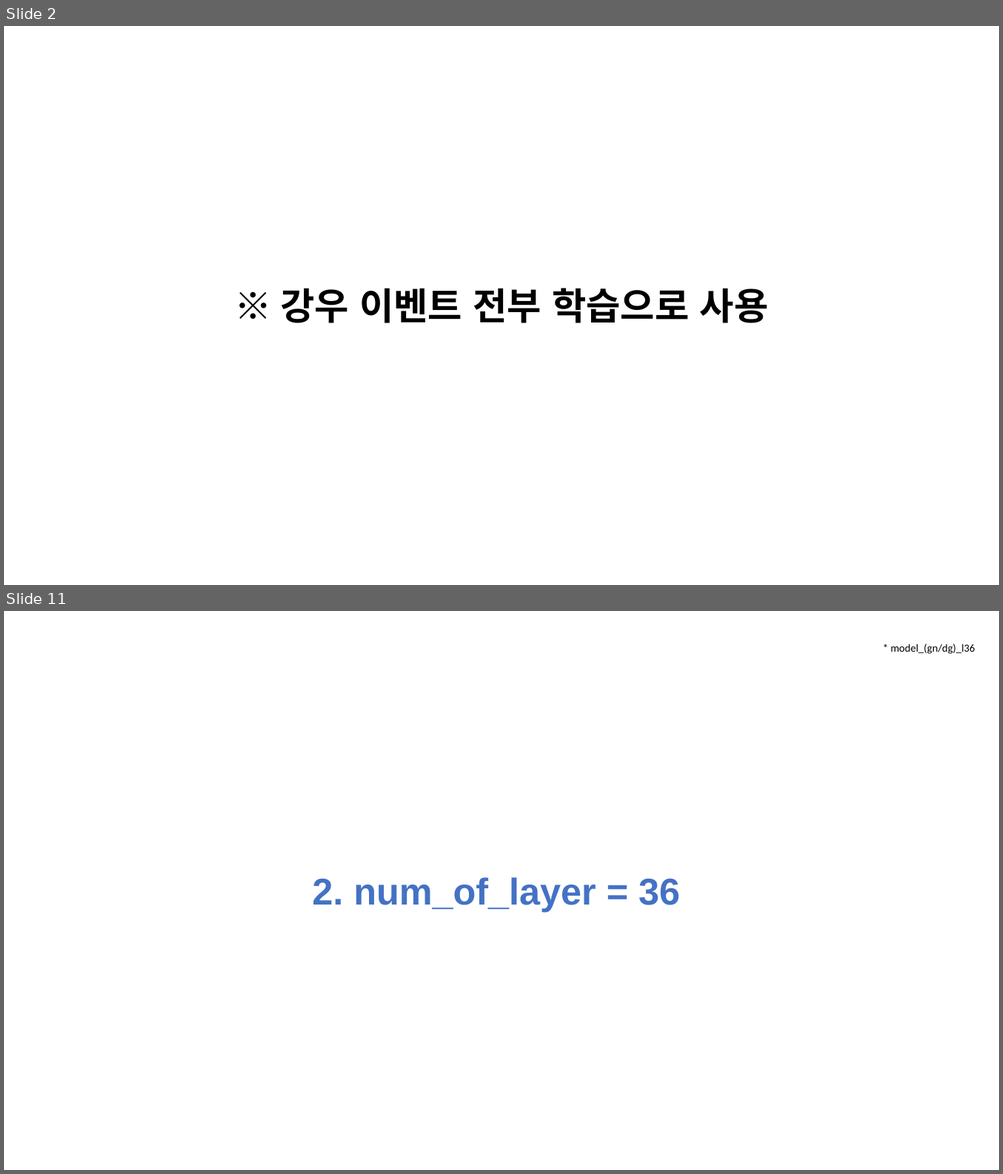
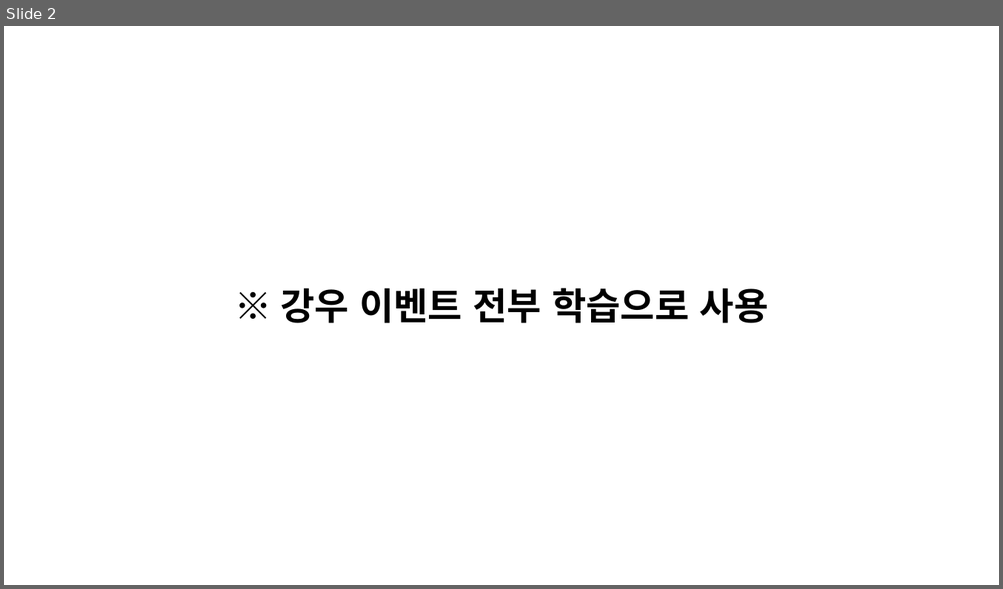
Before and after one commit to JEONGMIN0000/TrainDataCreater_LSTM, a slide deck: ParallelLSTM/result/성능개선 3 결과.pptx. Shown one above the other, each under a label of ours: slides 2 and 11 before the commit, slide 2 after it; the slides between them are not shown. The pictures are 1003x1174 and 1003x589 pixels, drawn with LibreOffice and Linux fonts; fonts in the diff are those of the drawing. Boxes give left, top, right and bottom in pixels: in the first picture for what was removed or moved away, otherwise in the second. Text is boxed around its words. In the diff, an @@ line names an element or a change of style, - is before the commit and + after.

```diff
--- a/ParallelLSTM/result/성능개선 3 결과.pptx
+++ b/ParallelLSTM/result/성능개선 3 결과.pptx
@@ slide 11 removed at [4,611,999,1170], background #FFFFFF @@
@@ text removed at [891,644,975,654] @@
-* model_(gn/dg)_l36
@@ text removed at [312,877,680,912] @@
-2. num_of_layer = 36
```
Also in this commit, not shown: 9 slides changed, 8 other slides removed, 1 other file.
